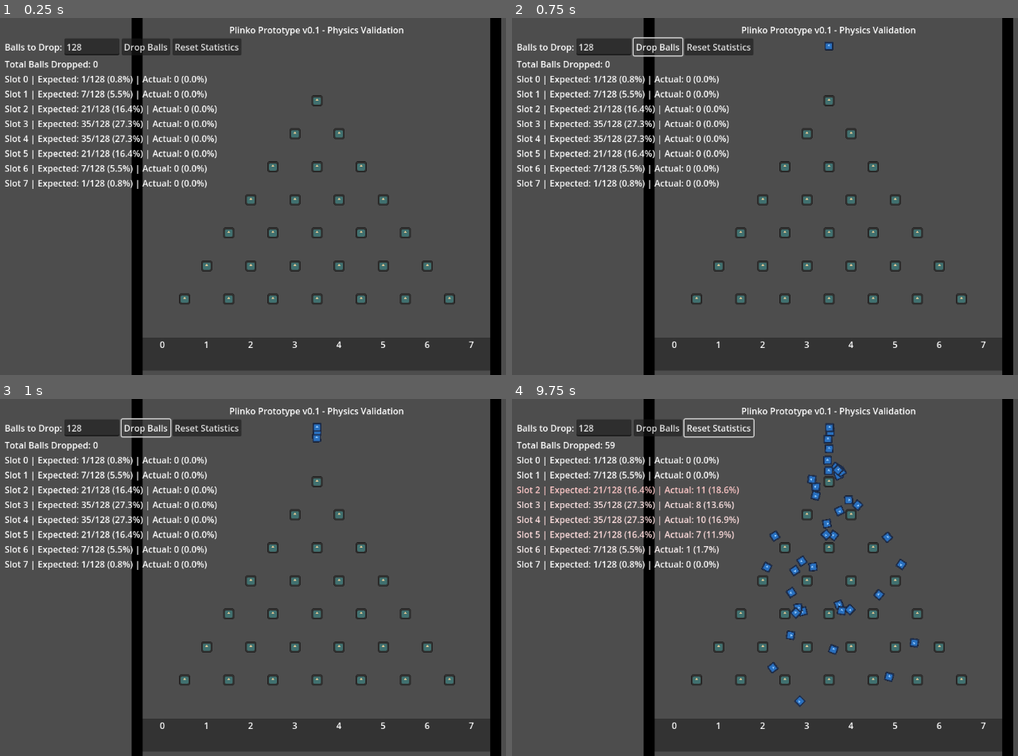
Above: before the commit, frames 1-4 (two rows, left to right).
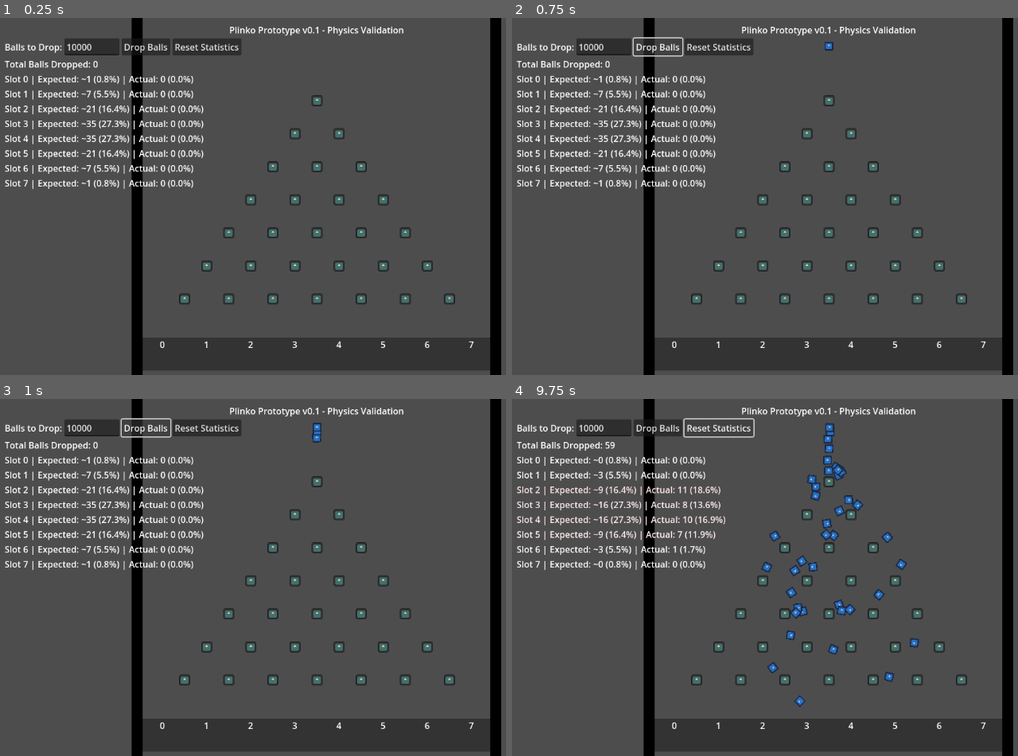
Above: after the commit, the same moments.

Repository: ifreuds/project_plinko
Game: Godot game, scene res://main.tscn
Two runs of this game, one before a commit and one after it. Both use one fixed random seed, a clock stepped at 60 frames per second and the inputs below. The engine's default icon, where the game draws it, is replaced by a stand-in: a white triangle on a blue panel in a dark square.
Inputs:
- Up to frame 1 (0.25 s): no input
- Up to frame 2 (0.75 s): click "Drop Balls" at 0.5 s
- Up to frame 3 (1 s): no input
- Up to frame 4 (9.75 s): click "Drop Balls" at 1.25 s; click "Drop Balls" at 2 s; click "Reset Statistics" at 2.75 s

The runs differ from the first frame. In frame 1, 2.7% of the frame differs, in the area x 14-43%, y 7-48%; in frame 2, 2.7%; in frame 3, 2.7%; in frame 4, 2.9%, in the area x 1-45%, y 7-48%.

Commit message:
Update UI for 10000 ball statistical validation
- Changed default ball count: 128 → 10000
- Updated expected counts to scale dynamically with sample size
- Fixed heatmap intensity calculation for larger numbers
- Display now shows: "Expected: ~781 (0.8%)" instead of hardcoded "1/128"

Large sample size will reveal if slot 4 bias is real or just variance

🤖 Generated with [Claude Code](https://claude.com/claude-code)

Co-Authored-By: Claude <noreply@anthropic.com>

Diff:
--- a/main.tscn
+++ b/main.tscn
@@ -206,8 +206,8 @@
 [node name="BallCountInput" type="LineEdit" parent="UI/Control/VBoxContainer/InputContainer"]
 custom_minimum_size = Vector2(100, 0)
 layout_mode = 2
-text = "128"
-placeholder_text = "128"
+text = "10000"
+placeholder_text = "10000"
 
 [node name="DropButton" type="Button" parent="UI/Control/VBoxContainer/InputContainer"]
 layout_mode = 2
--- a/ui.gd
+++ b/ui.gd
@@ -7,7 +7,7 @@
 @onready var stats_container = $Control/VBoxContainer/StatsContainer
 
 func _ready():
-	ball_count_input.text = "128"
+	ball_count_input.text = "10000"
 
 func get_ball_count() -> int:
 	return int(ball_count_input.text)
@@ -15,20 +15,26 @@
 func update_statistics(slots, total_dropped, expected_counts):
 	total_label.text = "Total Balls Dropped: %d" % total_dropped
 
+	# Calculate expected counts scaled to actual sample size
+	var total_expected = 0
+	for count in expected_counts:
+		total_expected += count
+
 	# Update each slot's statistics
 	for i in range(min(slots.size(), stats_container.get_child_count())):
 		var slot = slots[i]
 		var stat_label = stats_container.get_child(i)
 
 		var actual_count = slot.get_count()
-		var expected = expected_counts[i]
+		var expected_base = expected_counts[i]
+		var expected_percent = (float(expected_base) / float(total_expected) * 100.0)
+		var expected_scaled = int(float(expected_base) / float(total_expected) * total_dropped) if total_dropped > 0 else expected_base
 		var actual_percent = (float(actual_count) / total_dropped * 100.0) if total_dropped > 0 else 0.0
-		var expected_percent = (float(expected) / 128.0 * 100.0)
 
-		stat_label.text = "Slot %d | Expected: %d/128 (%.1f%%) | Actual: %d (%.1f%%)" % [
-			i, expected, expected_percent, actual_count, actual_percent
+		stat_label.text = "Slot %d | Expected: ~%d (%.1f%%) | Actual: %d (%.1f%%)" % [
+			i, expected_scaled, expected_percent, actual_count, actual_percent
 		]
 
 		# Color code based on how many balls (heatmap)
-		var intensity = clamp(float(actual_count) / (expected + 5), 0.0, 1.0)
+		var intensity = clamp(float(actual_count) / (float(expected_scaled) + 50.0), 0.0, 1.0)
 		stat_label.modulate = Color(1.0, 1.0 - intensity * 0.5, 1.0 - intensity * 0.5)
